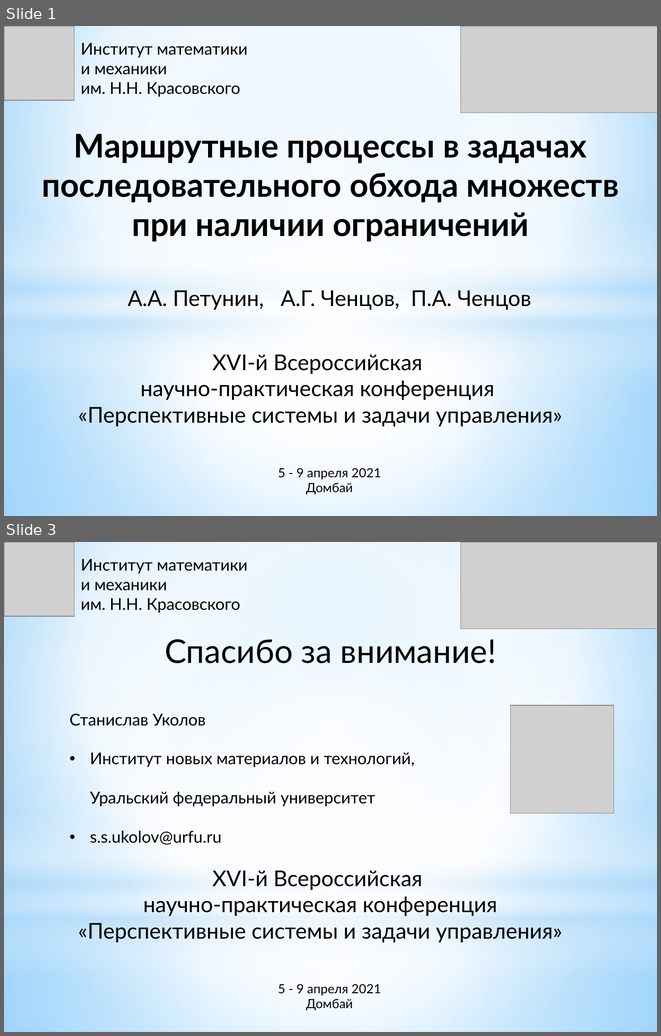
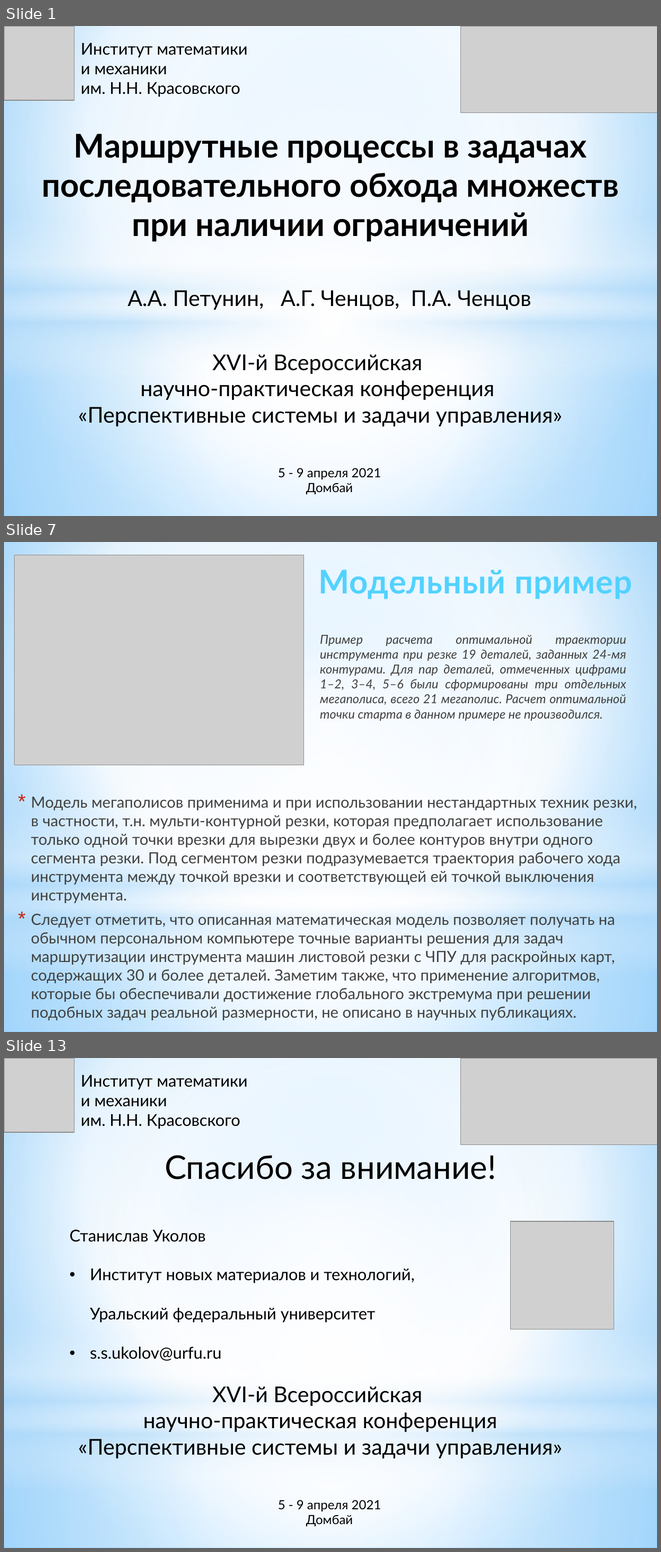
Before and after one commit to ukoloff/LaTeX, a slide deck: chentsov/dombai/docx/dombai-chentsov.pptx. Shown one above the other, each under a label of ours: slides 1 and 3 before the commit, slides 1, 7 and 13 after it; the slides between them are not shown. The pictures are 661x1036 and 661x1552 pixels, drawn with LibreOffice and Linux fonts; fonts in the diff are those of the drawing; grey boxes stand for pictures. Boxes give left, top, right and bottom in pixels: in the first picture for what was removed or moved away, otherwise in the second. Text is boxed around its words. In the diff, an @@ line names an element or a change of style, - is before the commit and + after.

```diff
--- a/chentsov/dombai/docx/dombai-chentsov.pptx
+++ b/chentsov/dombai/docx/dombai-chentsov.pptx
@@ slide 7 added at (4, 542, 657, 1032), background gradient #9ED5FF to #FFFFFF to #5BB9FF; not listed: 4 template elements that a slide beside it also shows @@
@@ picture added at (15, 555, 303, 765) @@
@@ text added at (318, 570, 632, 599), 36 pt, text gradient #52D2FF to #20A0CE, bold @@
+Модельный пример
@@ text added at (320, 635, 626, 721), 13.8 pt, text #404040, italic @@
+Пример расчета оптимальной траектории инструмента при резке 19 деталей, заданных 24-мя контурами. Для пар деталей, отмеченных цифрами 1–2, 3–4, 5–6 были сформированы три отдельных мегаполиса, всего 21 мегаполис. Расчет оптимальной точки старта в данном примере не производился.
@@ text added at (31, 796, 637, 1020), 17.1 pt, text #404040 @@
+* Модель мегаполисов применима и при использовании нестандартных техник резки, в частности, т.н. мульти-контурной резки, которая предполагает использование только одной точки врезки для вырезки двух и более контуров внутри одного сегмента резки. Под сегментом резки подразумевается траектория рабочего хода инструмента между точкой врезки и соответствующей ей точкой выключения инструмента.
+* Следует отметить, что описанная математическая модель позволяет получать на обычном персональном компьютере точные варианты решения для задач маршрутизации инструмента машин листовой резки с ЧПУ для раскройных карт, содержащих 30 и более деталей. Заметим также, что применение алгоритмов, которые бы обеспечивали достижение глобального экстремума при решении подобных задач реальной размерности, не описано в научных публикациях.
@@ what was slide 3 is now slide 13 @@
```
Also in this commit, not shown: 10 other slides added, 1 slide removed.
